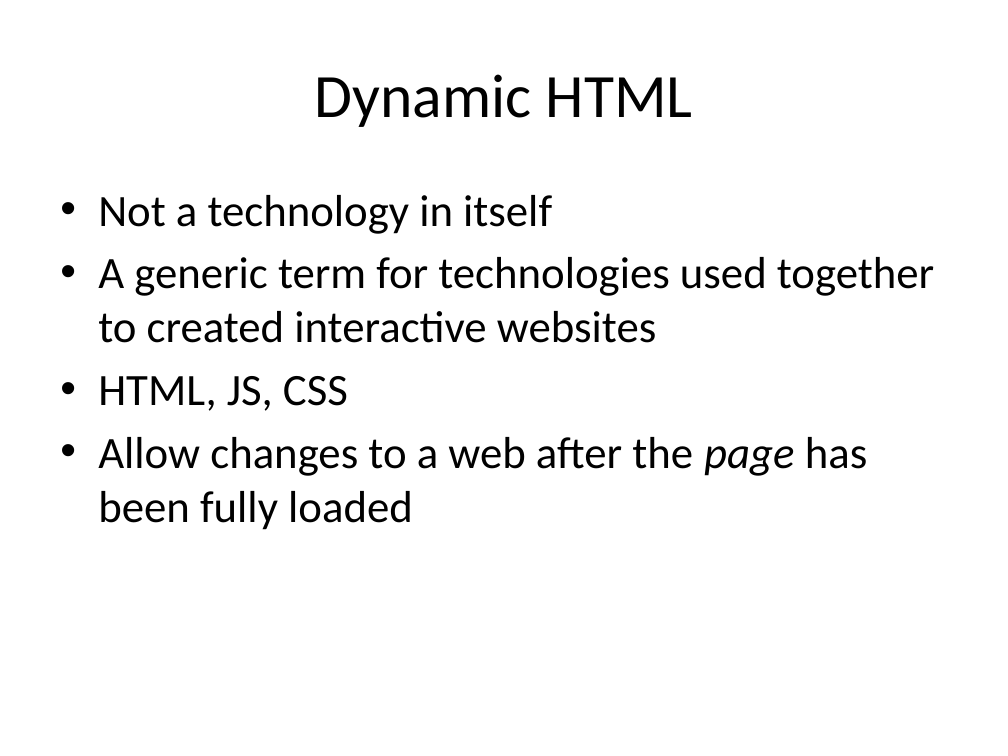
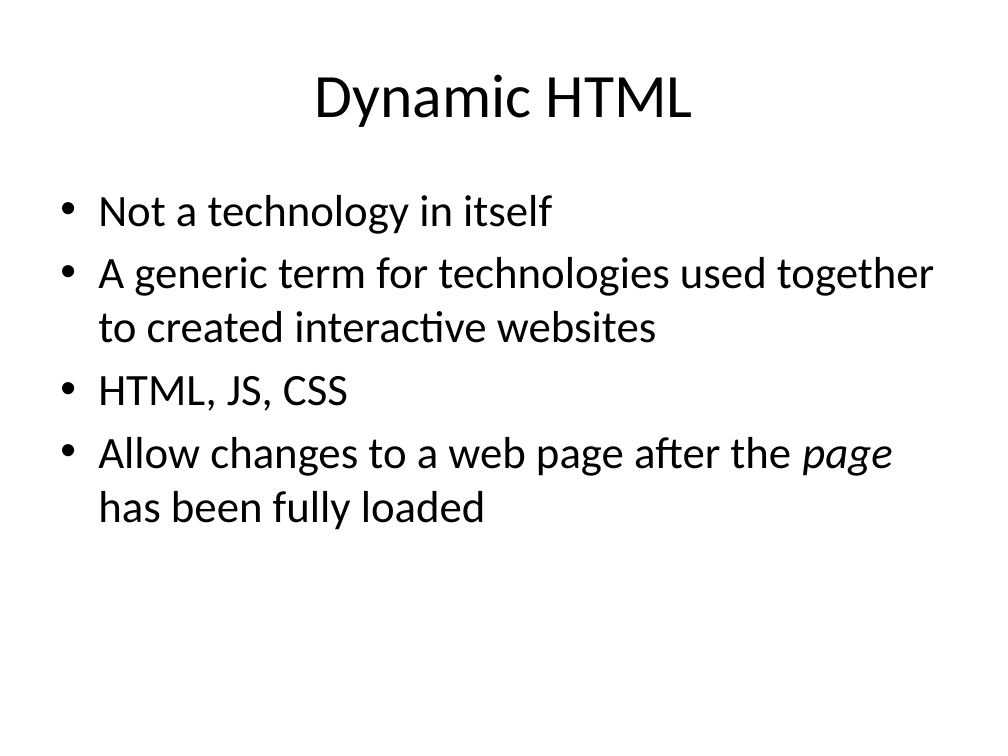
Before and after one commit to dejanvasic85/js-presentation, a slide deck: slide 2 of Michael/WebBasics/Web Basics.pptx. Drawn at 1008x756 pixels with LibreOffice and Linux fonts; fonts in the diff are those of the drawing. Boxes give left, top, right and bottom in pixels: in the first picture for what was removed or moved away, otherwise in the second. Text is boxed around its words. In the diff, an @@ line names an element or a change of style, - is before the commit and + after.

Commit message:
made some fixes to the presentations and typos

```diff
--- a/Michael/WebBasics/Web Basics.pptx
+++ b/Michael/WebBasics/Web Basics.pptx
@@ text at (98,437,892,530): text changed @@
-• Allow changes to a web after the page has been fully loaded
+• Allow changes to a web page after the page has been fully loaded
```
Also in this commit, not shown: 2 other slides changed, 9 other files.
